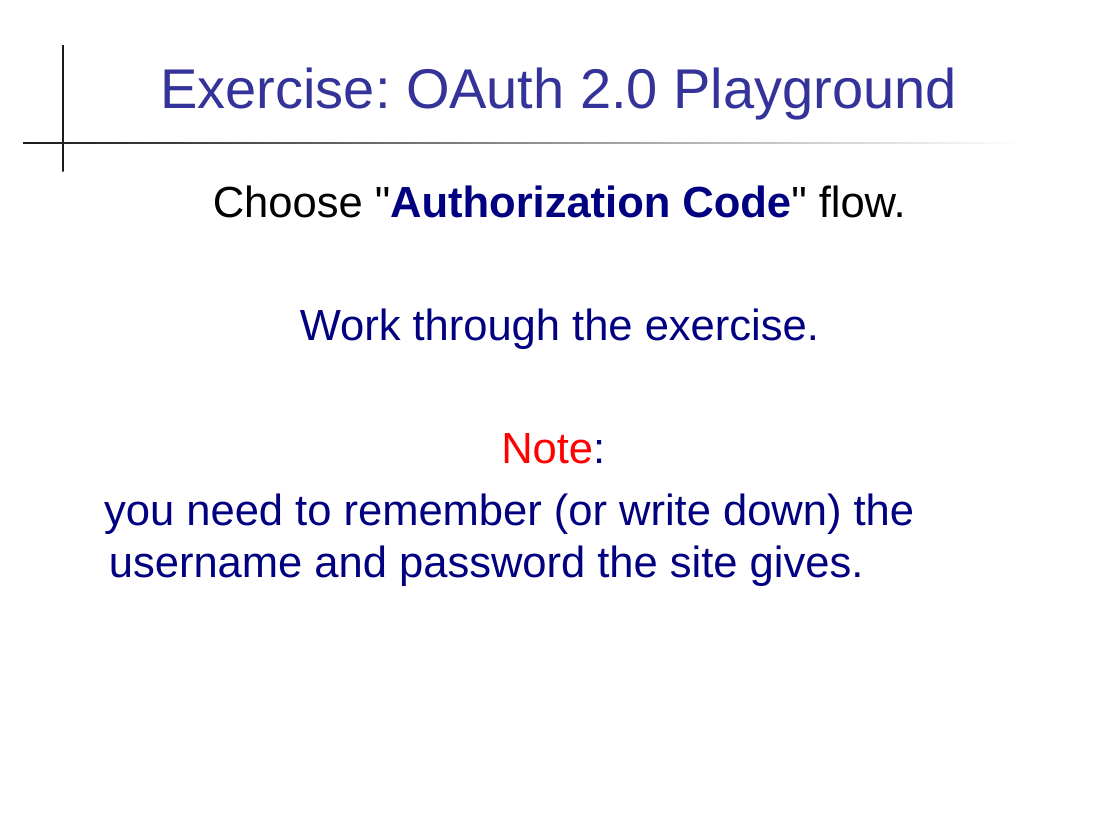
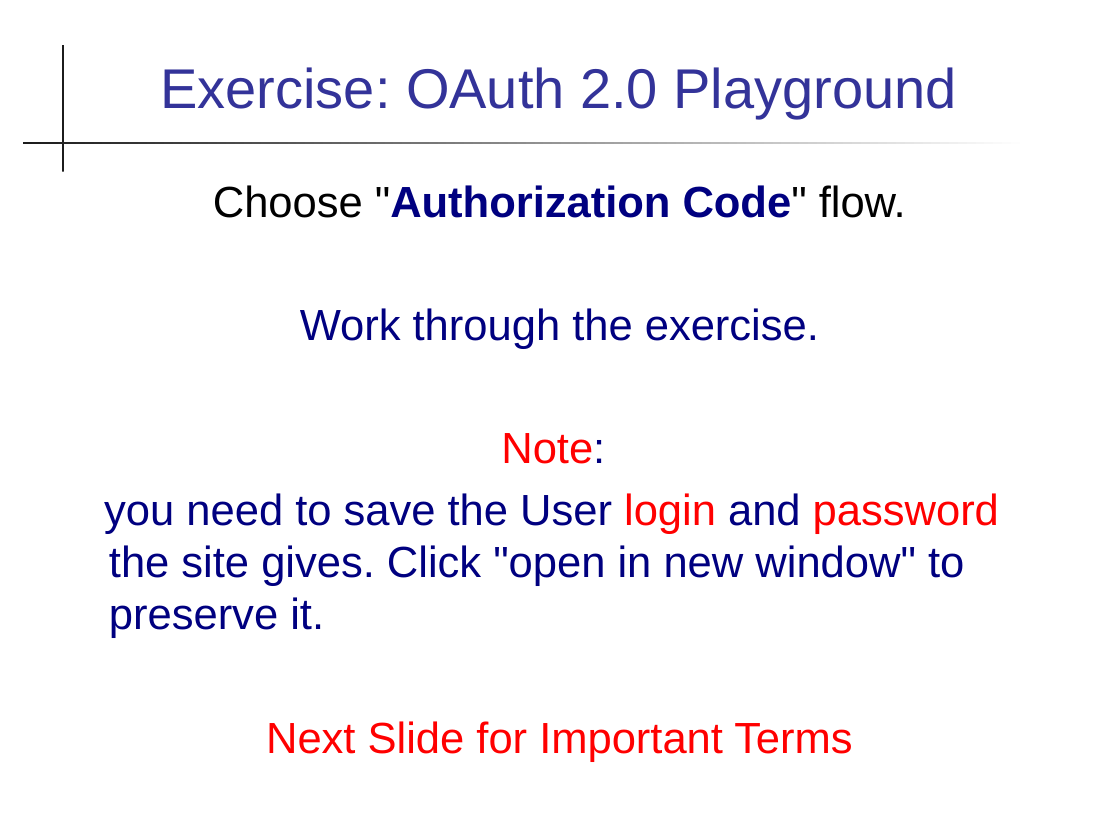
Before and after one commit to cpske/ISP, a slide deck: slide 3 of authentication/OAuth-Playground.pptx. Drawn at 1120x840 pixels with LibreOffice and Linux fonts; fonts in the diff are those of the drawing. Boxes give left, top, right and bottom in pixels: in the first picture for what was removed or moved away, otherwise in the second. Text is boxed around its words. In the diff, an @@ line names an element or a change of style, - is before the commit and + after.

```diff
--- a/authentication/OAuth-Playground.pptx
+++ b/authentication/OAuth-Playground.pptx
@@ text at (x1=104, y1=493, x2=999, y2=762): text changed @@
-you need to remember (or write down) the username and password the site gives.
+you need to save the User login and password the site gives. Click "open in new window" to preserve it.
+Next Slide for Important Terms
```
Also in this commit, not shown: 2 slides added, 1 slide removed, 1 other file.
